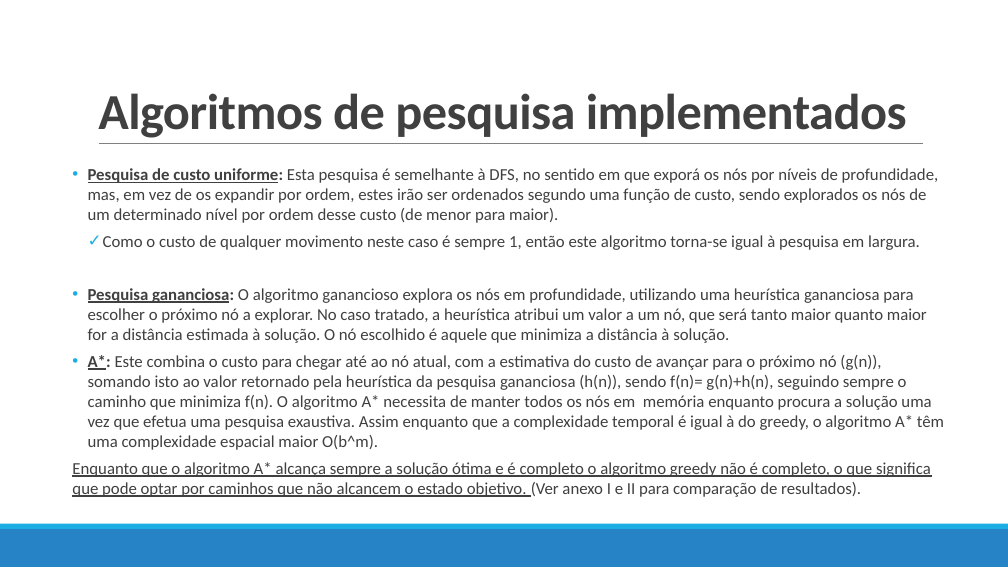
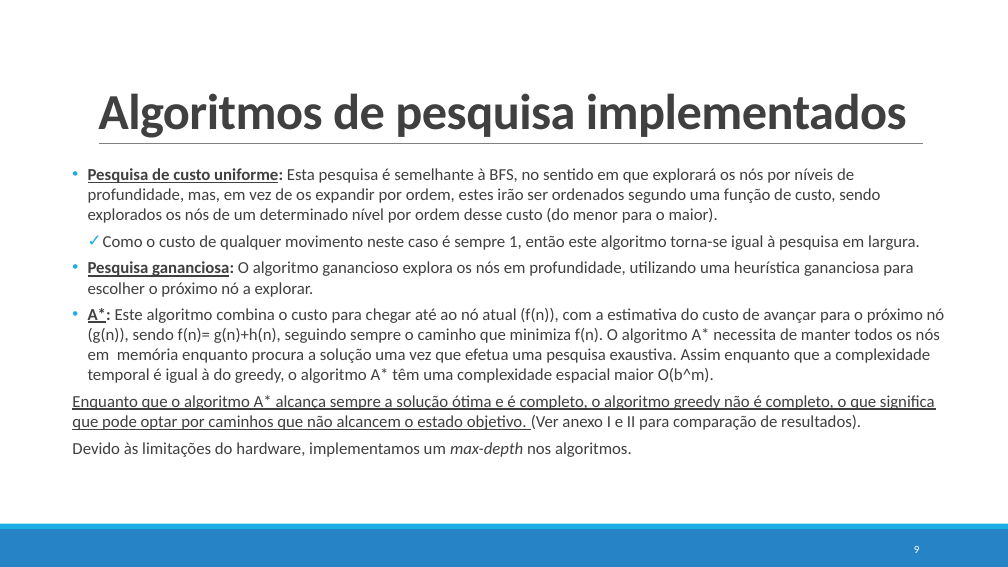
Before and after one commit to pedrovponte/IART-g39, a slide deck: slide 9 of docs/finalpresentation.pptx. Drawn at 1008x567 pixels with LibreOffice and Linux fonts; fonts in the diff are those of the drawing. Boxes give left, top, right and bottom in pixels: in the first picture for what was removed or moved away, otherwise in the second. Text is boxed around its words. In the diff, an @@ line names an element or a change of style, - is before the commit and + after.

```diff
--- a/docs/finalpresentation.pptx
+++ b/docs/finalpresentation.pptx
@@ text at [88, 168, 880, 223]: text changed @@
-  • Pesquisa de custo uniforme: Esta pesquisa é semelhante à DFS, no sentido em que exporá os nós por níveis de profundidade, mas, em vez de os expandir por ordem, estes irão ser ordenados segundo uma função de custo, sendo explorados os nós de um determinado nível por ordem desse custo (de menor para maior).
+  • Pesquisa de custo uniforme: Esta pesquisa é semelhante à BFS, no sentido em que explorará os nós por níveis de profundidade, mas, em vez de os expandir por ordem, estes irão ser ordenados segundo uma função de custo, sendo explorados os nós de um determinado nível por ordem desse custo (do menor para o maior).
@@ text at [72, 261, 945, 457]: text changed @@
-  • Pesquisa gananciosa: O algoritmo ganancioso explora os nós em profundidade, utilizando uma heurística gananciosa para escolher o próximo nó a explorar. No caso tratado, a heurística atribui um valor a um nó, que será tanto maior quanto maior for a distância estimada à solução. O nó escolhido é aquele que minimiza a distância à solução.
-  • A*: Este combina o custo para chegar até ao nó atual, com a estimativa do custo de avançar para o próximo nó (g(n)), somando isto ao valor retornado pela heurística da pesquisa gananciosa (h(n)), sendo f(n)= g(n)+h(n), seguindo sempre o caminho que minimiza f(n). O algoritmo A* necessita de manter todos os nós em memória enquanto procura a solução uma vez que efetua uma pesquisa exaustiva. Assim enquanto que a complexidade temporal é igual à do greedy, o algoritmo A* têm uma complexidade espacial maior O(b^m).
-  Enquanto que o algoritmo A* alcança sempre a solução ótima e é completo o algoritmo greedy não é completo, o que significa que pode optar por caminhos que não alcancem o estado objetivo. (Ver anexo I e II para comparação de resultados).
+  • Pesquisa gananciosa: O algoritmo ganancioso explora os nós em profundidade, utilizando uma heurística gananciosa para escolher o próximo nó a explorar.
+  • A*: Este algoritmo combina o custo para chegar até ao nó atual (f(n)), com a estimativa do custo de avançar para o próximo nó (g(n)), sendo f(n)= g(n)+h(n), seguindo sempre o caminho que minimiza f(n). O algoritmo A* necessita de manter todos os nós em memória enquanto procura a solução uma vez que efetua uma pesquisa exaustiva. Assim enquanto que a complexidade temporal é igual à do greedy, o algoritmo A* têm uma complexidade espacial maior O(b^m).
+  Enquanto que o algoritmo A* alcança sempre a solução ótima e é completo, o algoritmo greedy não é completo, o que significa que pode optar por caminhos que não alcancem o estado objetivo. (Ver anexo I e II para comparação de resultados).
+  Devido às limitações do hardware, implementamos um max-depth nos algoritmos.
@@ page number added at [914, 546, 920, 553], 10.5 pt, text #FFFFFF @@
+9
```
Also in this commit, not shown: 18 other slides changed, 8 other files.
